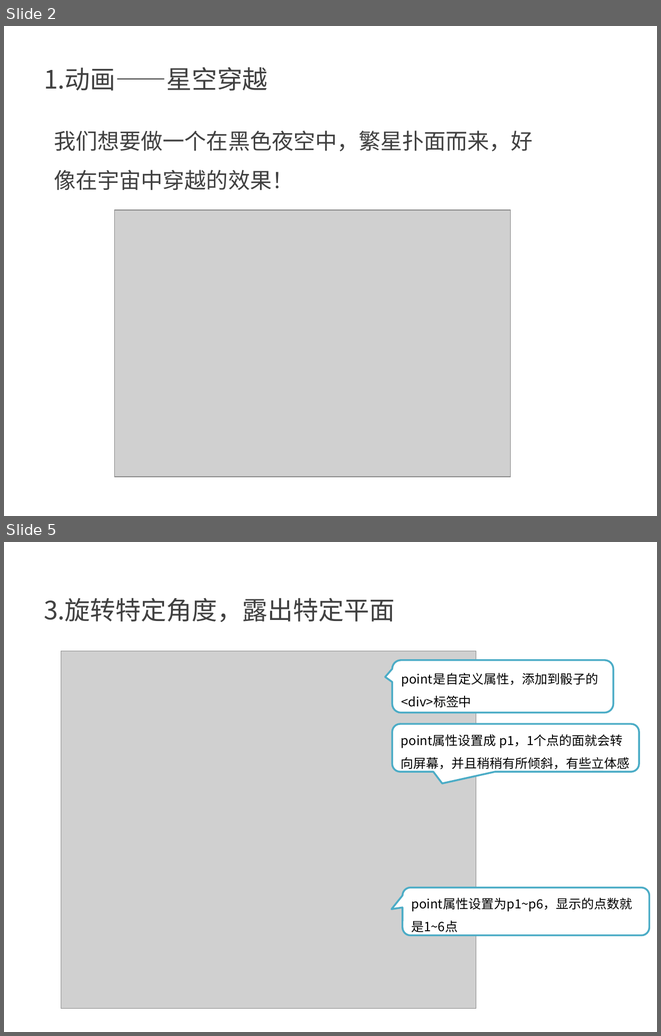
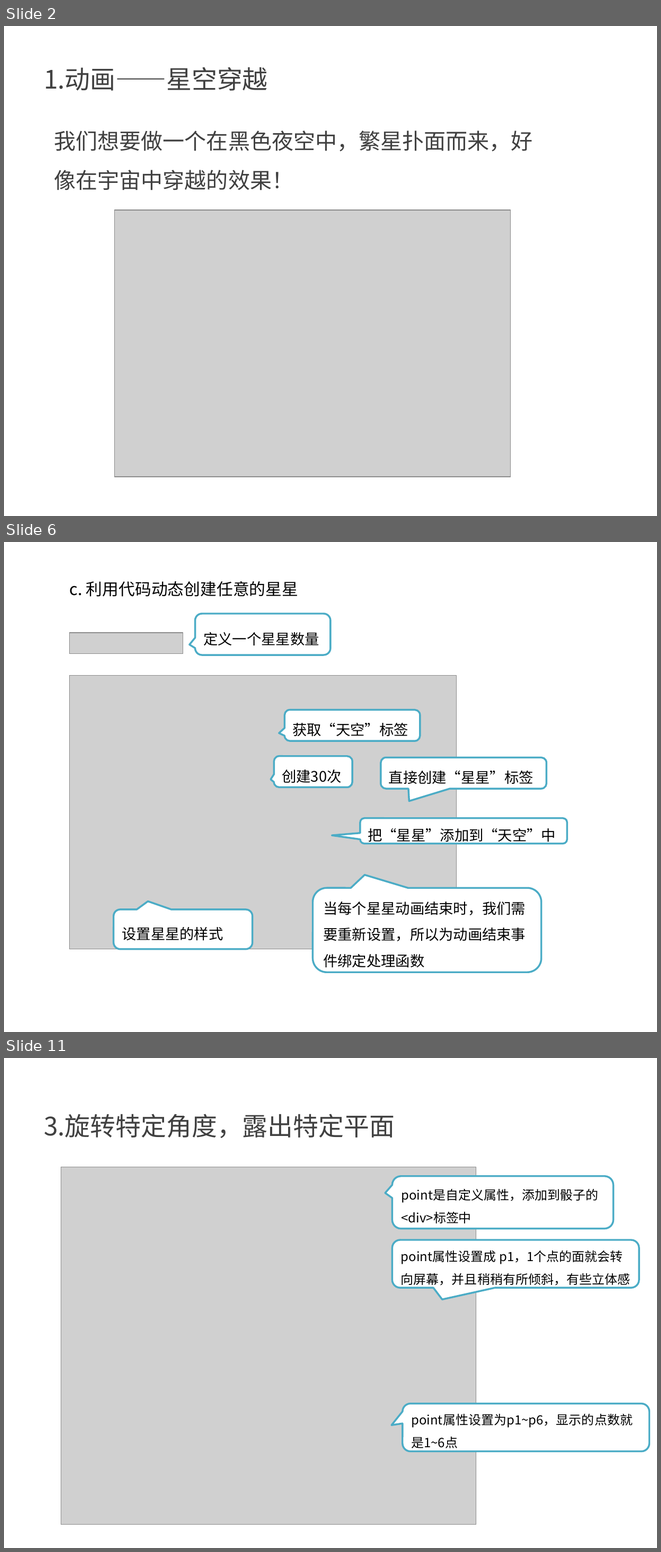
Before and after one commit to kong66/webAni, a slide deck: 4-stars/stars.pptx. Shown one above the other, each under a label of ours: slides 2 and 5 before the commit, slides 2, 6 and 11 after it; the slides between them are not shown. The pictures are 661x1036 and 661x1552 pixels, drawn with LibreOffice and Linux fonts; fonts in the diff are those of the drawing; grey boxes stand for pictures. Boxes give left, top, right and bottom in pixels: in the first picture for what was removed or moved away, otherwise in the second. Text is boxed around its words. In the diff, an @@ line names an element or a change of style, - is before the commit and + after.

```diff
--- a/4-stars/stars.pptx
+++ b/4-stars/stars.pptx
@@ slide 6 added at (4, 542, 657, 1032), background #FFFFFF @@
@@ text added at (70, 581, 298, 597), 18 pt, text #000000 @@
+c. 利用代码动态创建任意的星星
@@ rounded speech box added at (195, 614, 330, 655), fill #FFFFFF, outline #4BACC6 2 pt, 16 pt, text #000000 @@
+定义一个星星数量
@@ picture added at (69, 633, 183, 654) @@
@@ picture added at (69, 675, 457, 949) @@
@@ rounded speech box added at (285, 710, 420, 741), fill #FFFFFF, outline #4BACC6 2 pt, 16 pt, text #000000 @@
+获取“天空”标签
@@ rounded speech box added at (274, 756, 352, 787), fill #FFFFFF, outline #4BACC6 2 pt, 16 pt, text #000000 @@
+创建30次
@@ rounded speech box added at (381, 758, 547, 789), fill #FFFFFF, outline #4BACC6 2 pt, 16 pt, text #000000 @@
+直接创建“星星”标签
@@ rounded speech box added at (360, 818, 567, 844), fill #FFFFFF, outline #4BACC6 2 pt, 16 pt, text #000000 @@
+把“星星”添加到“天空”中
@@ rounded speech box added at (313, 888, 541, 972), fill #FFFFFF, outline #4BACC6 2 pt, 16 pt, text #000000 @@
+当每个星星动画结束时，我们需要重新设置，所以为动画结束事件绑定处理函数
@@ rounded speech box added at (114, 909, 253, 949), fill #FFFFFF, outline #4BACC6 2 pt, 16 pt, text #000000 @@
+设置星星的样式
@@ what was slide 5 is now slide 11 @@
```
Also in this commit, not shown: 1 slide changed, 5 other slides added, 3 other files.
